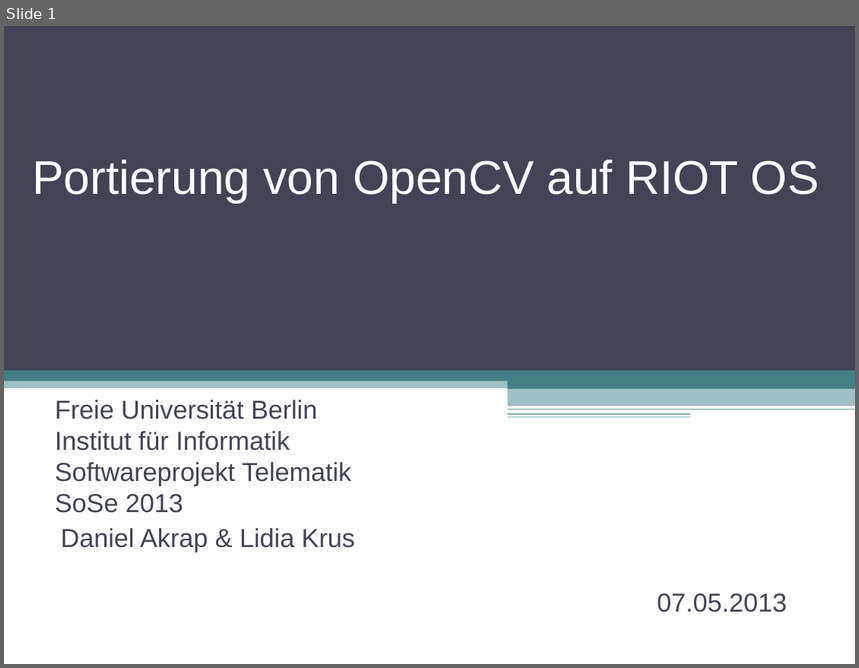
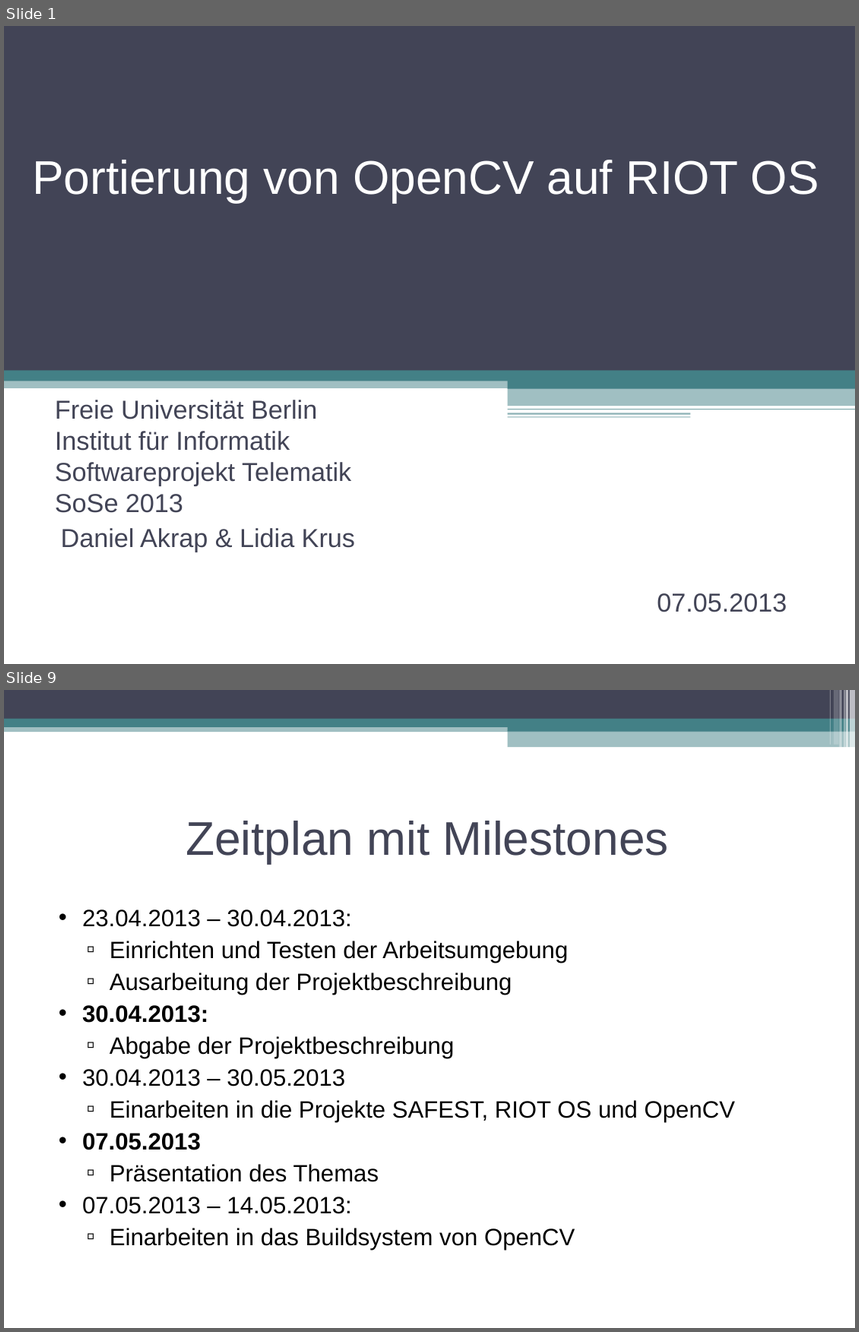
Before and after one commit to swp2013riot/riot-opencv-port, a slide deck: doc/slides/intro_presentation.odp. Shown one above the other, each under a label of ours: slide 1 before the commit, slides 1 and 9 after it; the slides between them are not shown. The pictures are 859x668 and 859x1332 pixels, drawn with LibreOffice and Linux fonts; fonts in the diff are those of the drawing. Boxes give left, top, right and bottom in pixels: in the first picture for what was removed or moved away, otherwise in the second. Text is boxed around its words. In the diff, an @@ line names an element or a change of style, - is before the commit and + after.

```diff
--- a/doc/slides/intro_presentation.odp
+++ b/doc/slides/intro_presentation.odp
@@ slide 9 added at (x1=4, y1=690, x2=855, y2=1328), background #FFFFFF @@
@@ rectangle added at (x1=4, y1=690, x2=855, y2=719), fill #424456 @@
@@ rectangle added at (x1=829, y1=690, x2=831, y2=745), fill #FFFFFF at 30% opacity @@
@@ rectangle added at (x1=834, y1=690, x2=839, y2=745), fill #FFFFFF at 20% opacity @@
@@ rectangle added at (x1=840, y1=690, x2=842, y2=748), fill #FFFFFF at 40% opacity @@
@@ rectangle added at (x1=844, y1=690, x2=845, y2=748), fill #FFFFFF at 60% opacity @@
@@ rectangle added at (x1=846, y1=690, x2=848, y2=748), fill #FFFFFF at 65% opacity @@
@@ rectangle added at (x1=850, y1=690, x2=855, y2=748), fill #FFFFFF at 65% opacity @@
@@ rectangle added at (x1=4, y1=724, x2=855, y2=732), fill #438086 at 50% opacity @@
@@ rectangle added at (x1=4, y1=719, x2=855, y2=727), fill #438086 @@
@@ rectangle added at (x1=508, y1=723, x2=855, y2=732), fill #438086 @@
@@ rectangle added at (x1=508, y1=730, x2=855, y2=747), fill #438086 at 50% opacity @@
@@ title added at (x1=186, y1=821, x2=669, y2=864), 40 pt, text #424456 @@
+Zeitplan mit Milestones
@@ text added at (x1=82, y1=910, x2=735, y2=1250), 20 pt, text #000000 @@
+• 23.04.2013 – 30.04.2013:
+  ▫ Einrichten und Testen der Arbeitsumgebung
+  ▫ Ausarbeitung der Projektbeschreibung
+• 30.04.2013:
+  ▫ Abgabe der Projektbeschreibung
+• 30.04.2013 – 30.05.2013
+  ▫ Einarbeiten in die Projekte SAFEST, RIOT OS und OpenCV
+• 07.05.2013
+  ▫ Präsentation des Themas
+• 07.05.2013 – 14.05.2013:
+  ▫ Einarbeiten in das Buildsystem von OpenCV
```
Also in this commit, not shown: 2 slides changed, 7 other slides added, 3 slides removed, 2 other files.
